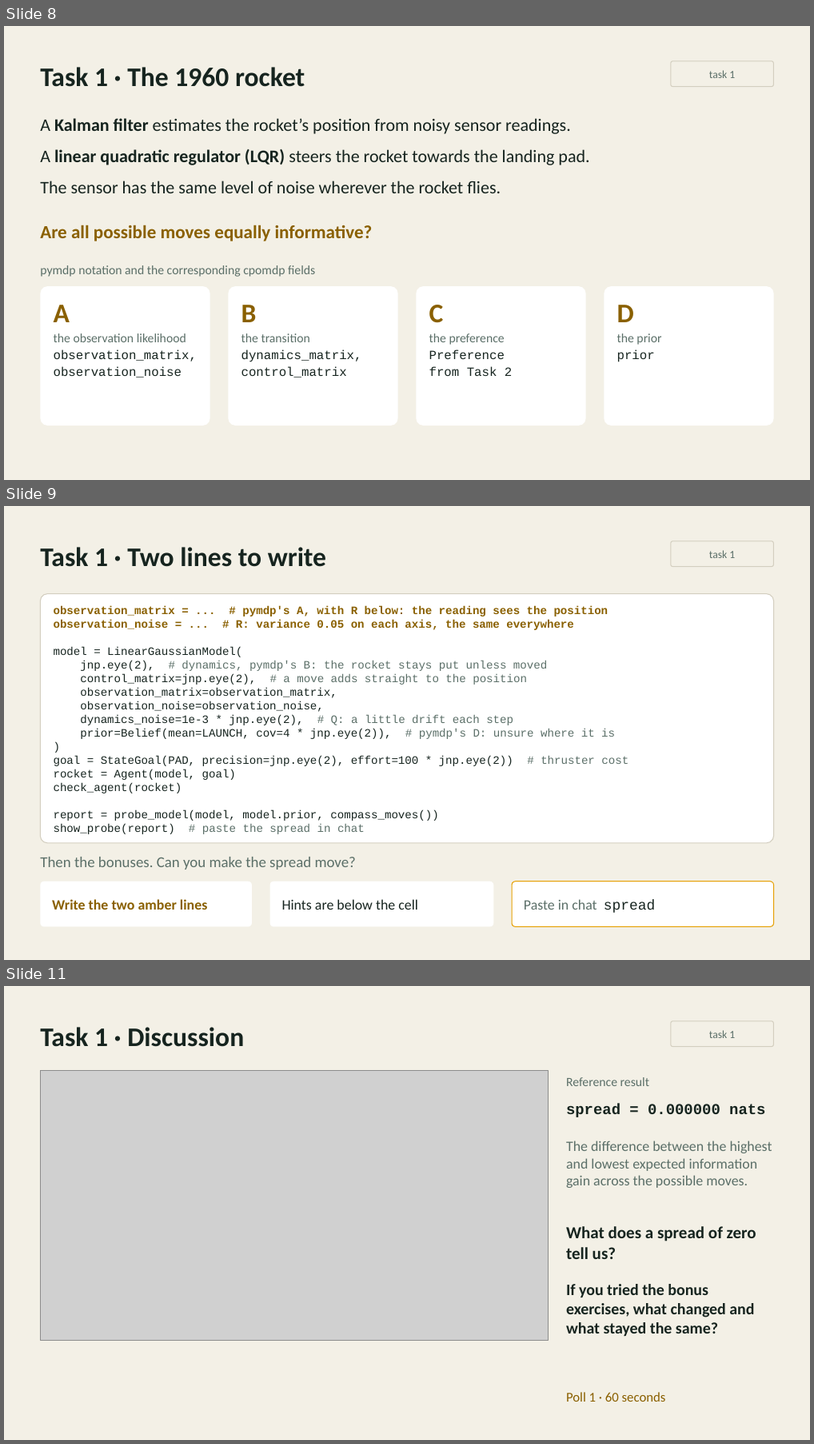
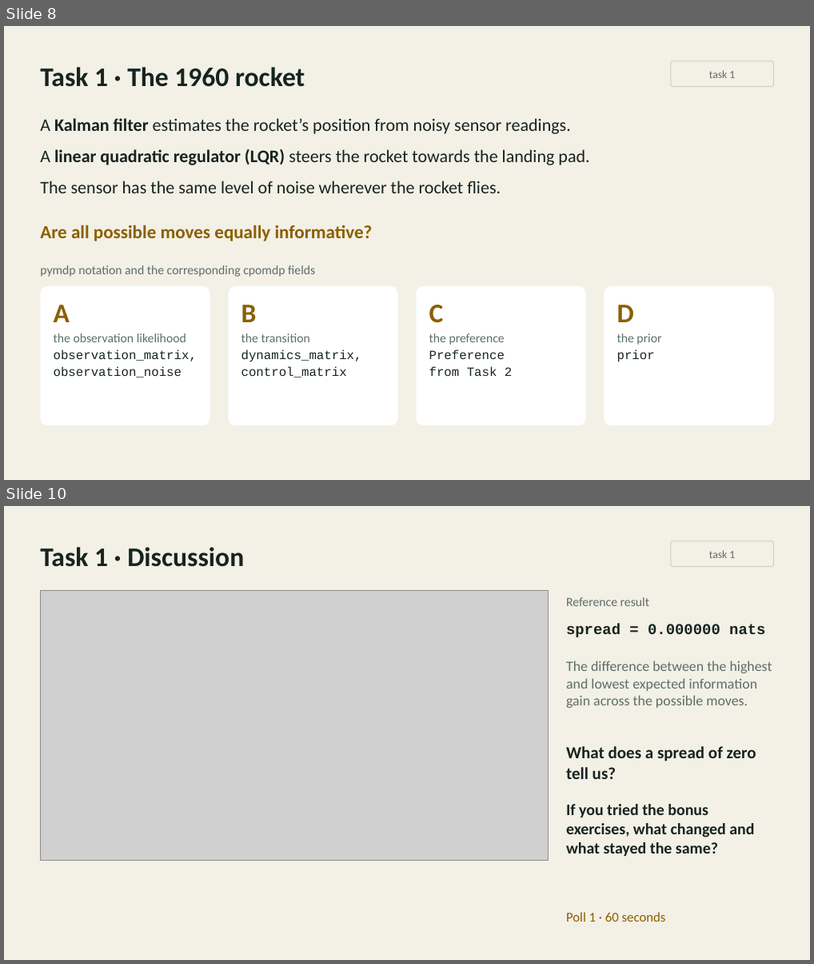
Before and after one commit to inferogenesis/cpomdp-workshop, a slide deck: deck/cpomdp_symposium_2026.pptx. Shown one above the other, each under a label of ours: slides 8, 9 and 11 before the commit, slides 8 and 10 after it; the slides between them are not shown. The pictures are 814x1444 and 814x964 pixels, drawn with LibreOffice and Linux fonts; fonts in the diff are those of the drawing; grey boxes stand for pictures. Boxes give left, top, right and bottom in pixels: in the first picture for what was removed or moved away, otherwise in the second. Text is boxed around its words. In the diff, an @@ line names an element or a change of style, - is before the commit and + after.

```diff
--- a/deck/cpomdp_symposium_2026.pptx
+++ b/deck/cpomdp_symposium_2026.pptx
@@ slide 9 removed at [4, 506, 810, 960], background #F3F0E6 @@
@@ text removed at [40, 547, 326, 567] @@
-Task 1 · Two lines to write
@@ rounded rectangle removed at [671, 541, 774, 567] @@
-task 1
@@ rounded rectangle removed at [40, 594, 774, 843] @@
-observation_matrix = ... # pymdp's A, with R below: the reading sees the position
-observation_noise = ... # R: variance 0.05 on each axis, the same everywhere
-model = LinearGaussianModel(
-jnp.eye(2), # dynamics, pymdp's B: the rocket stays put unless moved
-control_matrix=jnp.eye(2), # a move adds straight to the position
-observation_matrix=observation_matrix,
-observation_noise=observation_noise,
-dynamics_noise=1e-3 * jnp.eye(2), # Q: a little drift each step
-prior=Belief(mean=LAUNCH, cov=4 * jnp.eye(2)), # pymdp's D: unsure where it is
-)
-goal = StateGoal(PAD, precision=jnp.eye(2), effort=100 * jnp.eye(2)) # thruster cost
-rocket = Agent(model, goal)
-check_agent(rocket)
-report = probe_model(model, model.prior, compass_moves())
-show_probe(report) # paste the spread in chat
@@ text removed at [40, 856, 356, 869] @@
-Then the bonuses. Can you make the spread move?
@@ rounded rectangle removed at [40, 881, 252, 927] @@
-Write the two amber lines
@@ rounded rectangle removed at [270, 881, 494, 927] @@
-Hints are below the cell
@@ rounded rectangle removed at [512, 881, 774, 927] @@
-Paste in chat spread
@@ what was slide 11 is now slide 10 @@
```
Also in this commit, not shown: 5 slides changed, 2 other slides removed, 6 other files.
